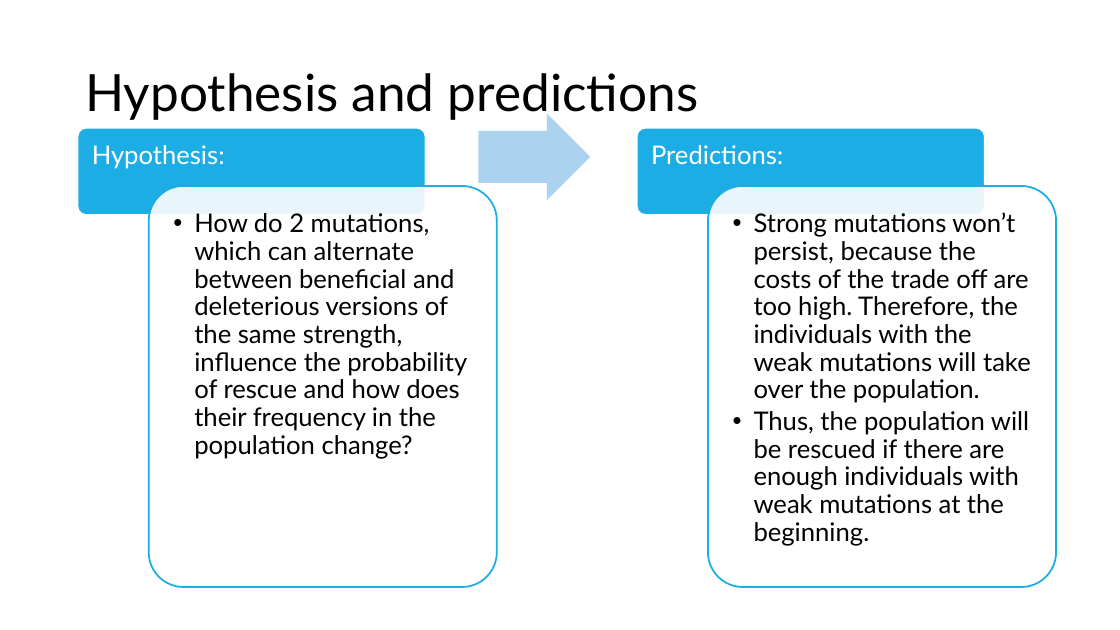
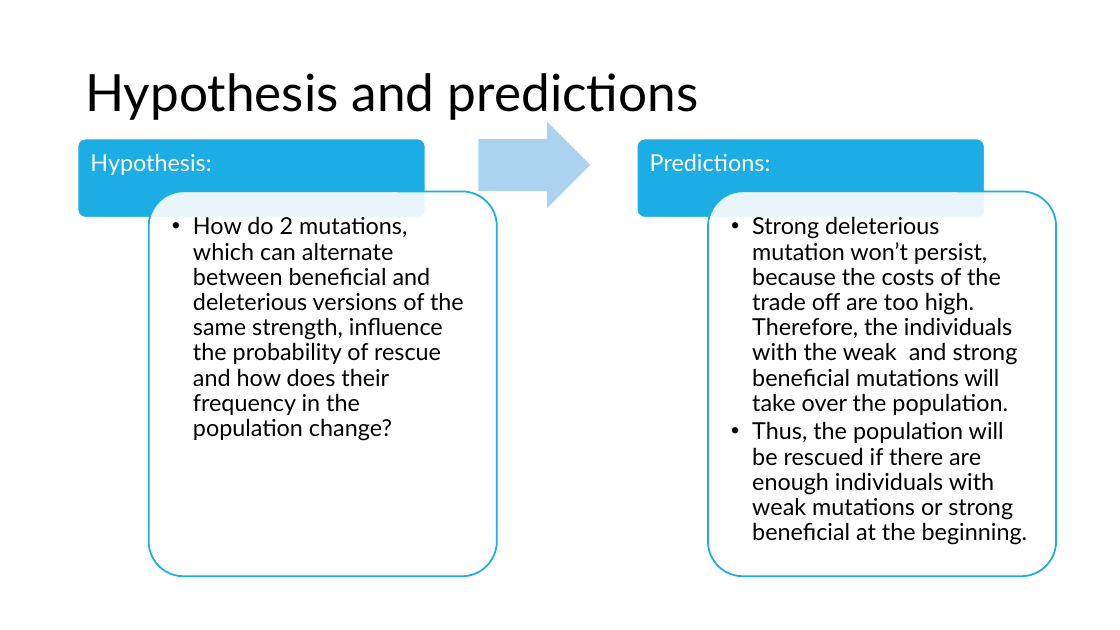
Before and after one commit to Julia-Eggenschwiler/THEEproject_Jaelle_Julia, a slide deck: slide 3 of THEE_project.pptx. Drawn at 1120x630 pixels with LibreOffice and Linux fonts; fonts in the diff are those of the drawing. Boxes give left, top, right and bottom in pixels: in the first picture for what was removed or moved away, otherwise in the second. Text is boxed around its words. In the diff, an @@ line names an element or a change of style, - is before the commit and + after.

```diff
--- a/THEE_project.pptx
+++ b/THEE_project.pptx
@@ text "Hypothesis:": place and size @@
-text "Hypothesis:" at (92,145,225,169)
+text "Hypothesis:" at (90,153,211,175)
@@ rounded rectangle: place and size @@
-rounded rectangle at (77,128,425,215)
+rounded rectangle at (77,139,425,218)
@@ right arrow: place and size @@
-right arrow at (478,113,590,200)
+right arrow at (478,122,590,208)
@@ size 22 to 20 pt in 3 elements at (193,216,464,441), (90,153,211,175), (650,153,771,171) @@
@@ text "Predictions:": place and size @@
-text "Predictions:" at (651,145,783,164)
+text "Predictions:" at (650,153,771,171)
@@ rounded rectangle: place and size @@
-rounded rectangle at (637,128,985,215)
+rounded rectangle at (637,139,985,218)
@@ rounded rectangle: place and size @@
-rounded rectangle at (149,186,497,586)
+rounded rectangle at (149,192,497,576)
@@ rounded rectangle: place and size @@
-rounded rectangle at (708,186,1056,586)
+rounded rectangle at (708,192,1056,576)
@@ text at (752,216,1028,545): text changed; size 22 to 20 pt @@
-  • Strong mutations won’t persist, because the costs of the trade off are too high. Therefore, the individuals with the weak mutations will take over the population.
-  • Thus, the population will be rescued if there are enough individuals with weak mutations at the beginning.
+  • Strong deleterious mutation won’t persist, because the costs of the trade off are too high. Therefore, the individuals with the weak and strong beneficial mutations will take over the population.
+  • Thus, the population will be rescued if there are enough individuals with weak mutations or strong beneficial at the beginning.
```
Also in this commit, not shown: 1 other slide changed, 1 other file.
